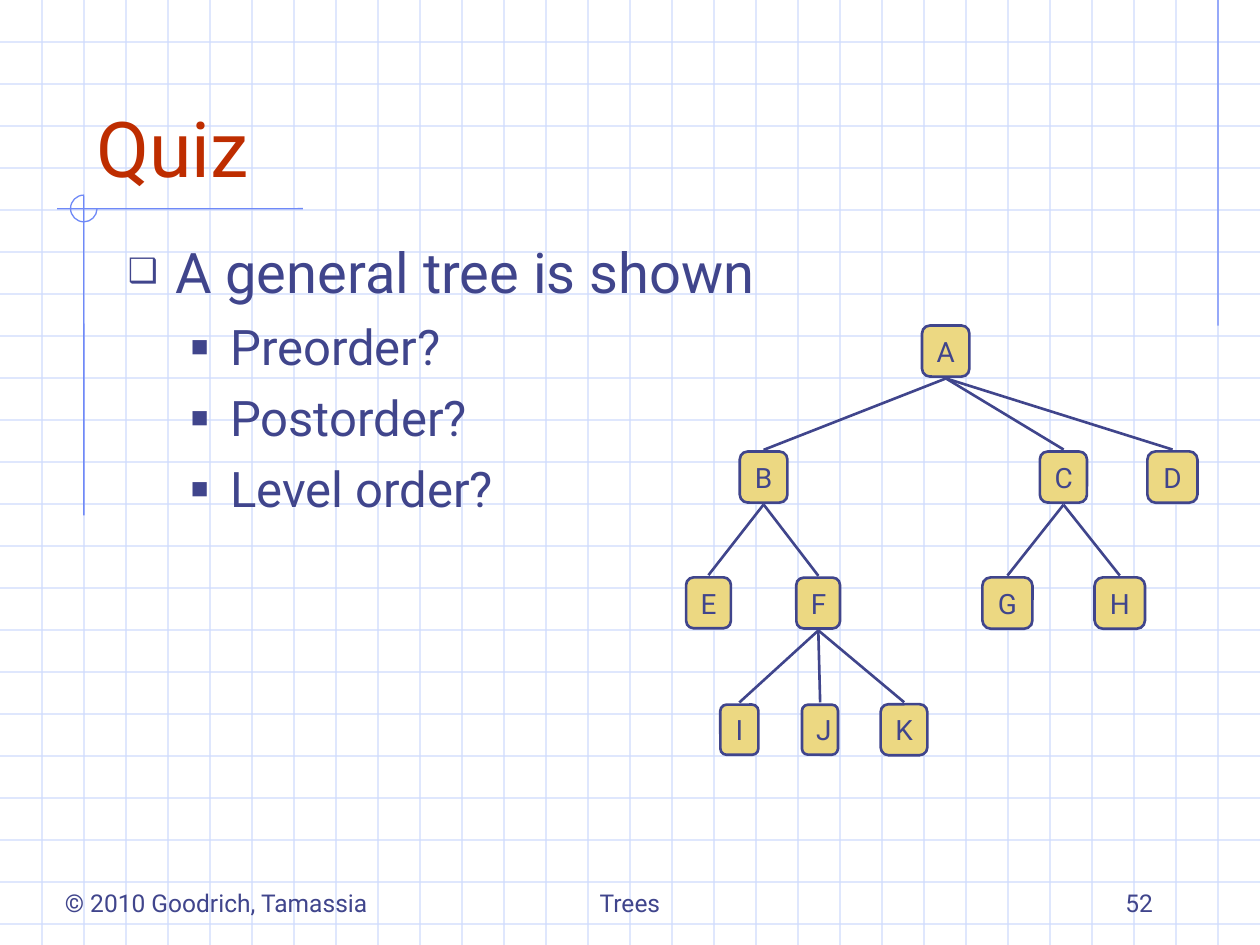
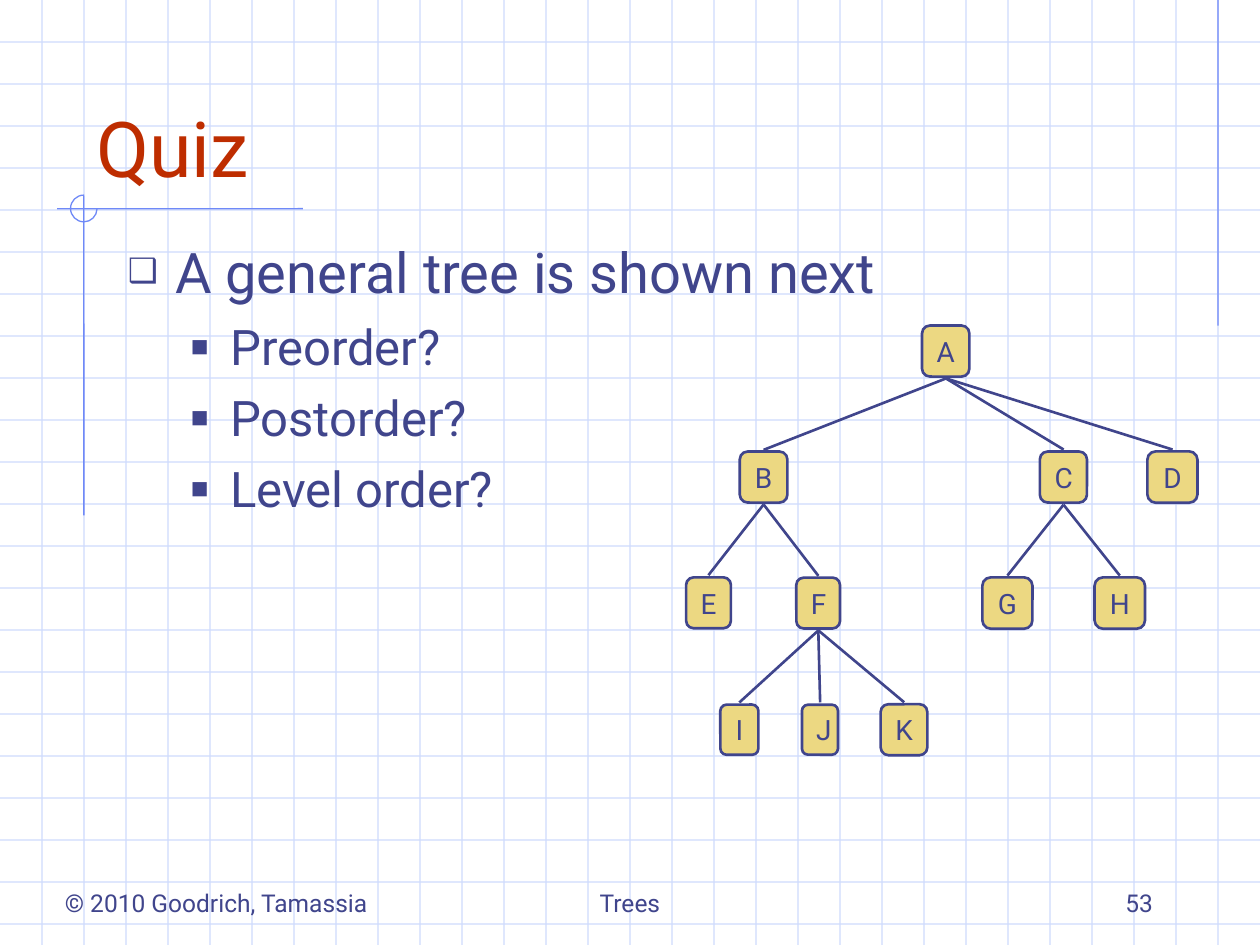
Before and after one commit to ShihKaiHo/DSA, a slide deck: slide 53 of 7.1&2-generalTrees.ppt (slide 52 before the commit). Drawn at 1260x945 pixels with LibreOffice and Linux fonts; fonts in the diff are those of the drawing; background and template pictures are left out. Boxes give left, top, right and bottom in pixels: in the first picture for what was removed or moved away, otherwise in the second. Text is boxed around its words. In the diff, an @@ line names an element or a change of style, - is before the commit and + after.

```diff
--- a/7.1&2-generalTrees.ppt
+++ b/7.1&2-generalTrees.ppt
@@ text at bbox=[175, 251, 875, 305]: text changed @@
-❑ A general tree is shown
+❑ A general tree is shown next
@@ page number at bbox=[1125, 894, 1153, 913]: text changed @@
-52
+53
```
Also in this commit, not shown: 9 other slides changed, 1 slide added, 15 other files.
